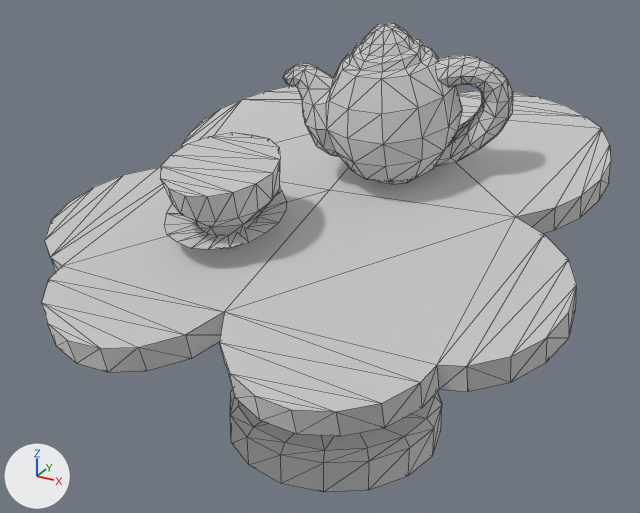
One commit to the glTF model tools/art/models/tripo/gf/g_w_clover.glb: the scene before it, then after it.
Rendered twice from a 50 mm camera at (0.1251, -0.2334, 0.184) aimed at (-0.002, -0.0023, 0.0684). Every picture has the same lights, and +X, +Y and +Z are marked at lower left. The first picture is the older version. Mesh edges are drawn as thin lines. Vertices at exactly the same position are counted once.

Names of what the first picture shows: 'geometry_0'.
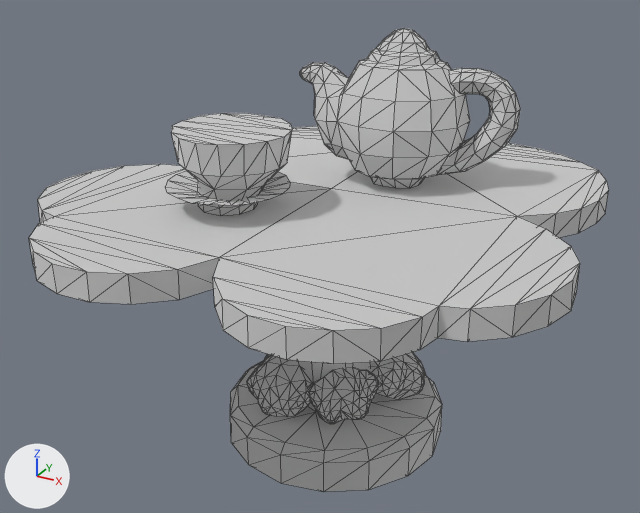
Diff of the bpy script that builds the scene:
```diff
--- a/tools/art/models/tripo/gf/g_w_clover.glb.py
+++ b/tools/art/models/tripo/gf/g_w_clover.glb.py
@@ me_geometry_0 @@
 # used by ob_geometry_0; location = (0.0, 0.0, 0.0)
-me_geometry_0.from_pydata(...)  # 983 vertices, 1830 faces; spans x -0.084..0.084, y -0.082..0.082, z 0.0..0.142
+me_geometry_0.from_pydata(...)  # 983 vertices, 1830 faces; spans x -0.084..0.084, y -0.084..0.084, z 0.0..0.139
+# me_geometry_0 part 1: the loose piece of 122 vertices spanning x -0.084..0.084, y -0.082..0.082, z 0.059..0.109 is turned -15 degrees about the x axis through its middle, then moved by (0.0, 0.0, 0.001)
+# me_geometry_0 part 2: the loose piece of 41 vertices spanning x -0.04..-0.002, y -0.046..-0.009, z 0.084..0.093 is turned -15 degrees about the x axis through its middle, then moved by (0.0, 0.002, 0.008)
+# me_geometry_0 part 3: the loose piece of 60 vertices spanning x -0.037..-0.001, y -0.049..-0.014, z 0.08..0.11 is turned -15 degrees about the x axis through its middle, then moved by (0.0, 0.004, 0.009)
+# me_geometry_0 part 4: the loose piece of 295 vertices spanning x -0.018..0.049, y -0.006..0.036, z 0.092..0.142 is turned -15 degrees about the x axis through its middle, then moved by (0.0, 0.008, -0.004)
 me_geometry_0.materials.append(mat_material_0)
```

Where the change shows, as pixel boxes (x1, y1, x2, y2) in the pictures (640 x 513 px; the box of a moved part takes in the faces that stretch with it):
'geometry_0', reshaped
    before: (42, 22, 611, 492)
    after: (29, 28, 608, 492)
part 1 of me_geometry_0, moved or reshaped
    before: (42, 86, 611, 436)
    after: (29, 126, 608, 364)
part 2 of me_geometry_0, moved or reshaped
    before: (164, 190, 286, 249)
    after: (165, 171, 290, 205)
part 3 of me_geometry_0, moved or reshaped
    before: (161, 132, 280, 235)
    after: (171, 113, 292, 216)
part 4 of me_geometry_0, moved or reshaped
    before: (283, 22, 513, 184)
    after: (300, 28, 520, 188)
